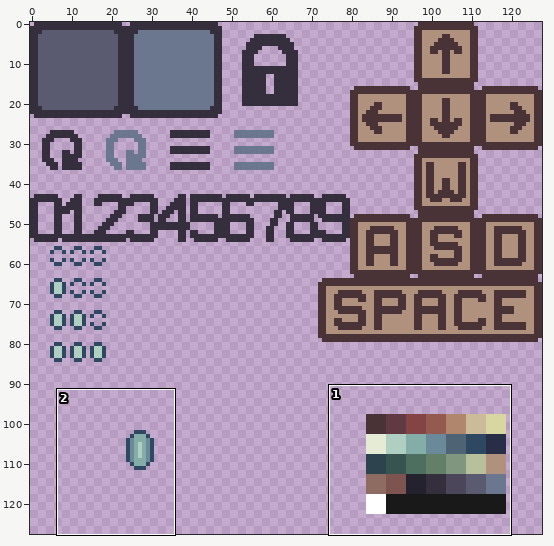
A sprite sheet gets an edit: images/icons.png. Above, an overview of the earlier version with the close-up marked.
Close-up. Earlier state:
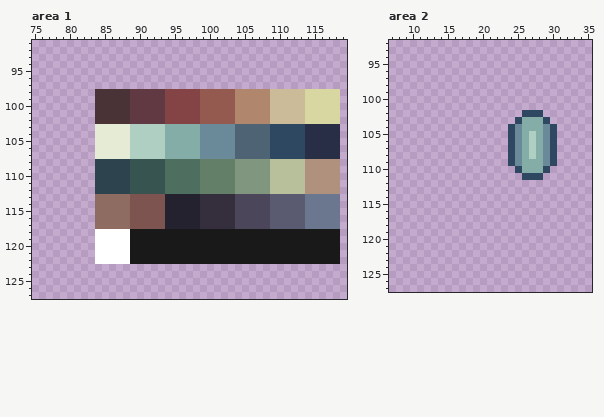
The file is 128x128 pixels. Shown: area 1: x 75..119, y 91..127; area 2: x 7..35, y 92..127. The commit also changed other parts of the picture, which this record leaves out.
And afterwards:
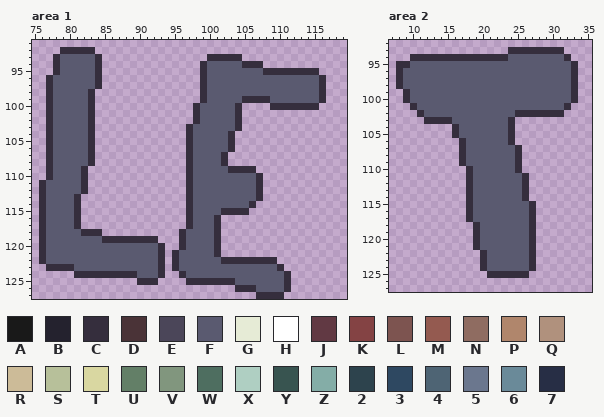
Palette (. is transparent): A #191919  B #24222e  C #352e3d  D #4a3337  E #4b4659  F #5a5a70  G #e6ebd6  H #ffffff  J #613943  K #844344  L #7d5450  M #945a50  N #8f6c61  P #b0866c  Q #b0917d  R #ccbb98  S #b7c09a  T #d9d7a1  U #637f67  V #81967e  W #4e6e60  X #afcfc2  Y #385450  Z #84ada7  2 #2d434d  3 #2e4861  4 #4e6474  5 #6b778e  6 #6a8a99  7 #272e45
What changed:
Area 1:
y 92: x 79..83 ..... -> CCCCC
y 93: x 78..84 ....... -> CFFFFFC; x 100..104 ..... -> CCCCC
y 94: x 78..84 ....... -> CFFFFFC; x 99..107 ......... -> CFFFFFCCC
y 95: x 78..84 ....... -> CFFFFFC; x 99..115 ................. -> CFFFFFFFFCCCCCCCC
y 96..97: x 77..84 ........ -> CFFFFFFC; x 99..116 .................. -> CFFFFFFFFFFFFFFFFC
y 98: x 77..118 .......DDDDDJJJJJKKKKKMMMMMPPPPPRRRRRTTTTT -> CFFFFFC...............CFFFFFFFFFFFFFFFFC..
y 99: x 77..118 .......DDDDDJJJJJKKKKKMMMMMPPPPPRRRRRTTTTT -> CFFFFFC...............CFFFFFCCCCFFFFFFFC..
y 100: x 77..118 .......DDDDDJJJJJKKKKKMMMMMPPPPPRRRRRTTTTT -> CFFFFFC..............CFFFFFC....CCCCCCC...
y 101..102: x 77..118 .......DDDDDJJJJJKKKKKMMMMMPPPPPRRRRRTTTTT -> CFFFFFC..............CFFFFFC..............
y 103: x 77..118 .......GGGGGXXXXXZZZZZ66666444443333377777 -> CFFFFFC.............CFFFFFFC..............
y 104..106: x 77..118 .......GGGGGXXXXXZZZZZ66666444443333377777 -> CFFFFFC.............CFFFFFC...............
y 107: x 77..118 .......GGGGGXXXXXZZZZZ66666444443333377777 -> CFFFFFC.............CFFFFC................
y 108: x 77..118 .......22222YYYYYWWWWWUUUUUVVVVVSSSSSQQQQQ -> CFFFFFC.............CFFFFC................
y 109: x 77..82 ...... -> CFFFFC; x 84..118 22222YYYYYWWWWWUUUUUVVVVVSSSSSQQQQQ -> .............CFFFFFCCCC............
y 110: x 77..82 ...... -> CFFFFC; x 84..118 22222YYYYYWWWWWUUUUUVVVVVSSSSSQQQQQ -> .............CFFFFFFFFFC...........
y 111..112: x 76..82 ....... -> CFFFFFC; x 84..118 22222YYYYYWWWWWUUUUUVVVVVSSSSSQQQQQ -> .............CFFFFFFFFFC...........
y 113: x 76..81 ...... -> CFFFFC; x 84..118 NNNNNLLLLLBBBBBCCCCCEEEEEFFFFF55555 -> .............CFFFFFFFFFC...........
y 114: x 76..81 ...... -> CFFFFC; x 84..118 NNNNNLLLLLBBBBBCCCCCEEEEEFFFFF55555 -> .............CFFFFFFFFC............
y 115: x 76..81 ...... -> CFFFFC; x 84..101 NNNNNLLLLLBBBBBCCC -> .............CFFFF; x 104..118 EEEEEFFFFF55555 -> CC.............
y 116..117: x 76..81 ...... -> CFFFFC; x 84..100 NNNNNLLLLLBBBBBCC -> .............CFFF; x 102..118 CCEEEEEFFFFF55555 -> .................
y 118: x 76..118 ........HHHHHAAAAAAAAAAAAAAAAAAAAAAAAAAAAAA -> CFFFFFCCC...........CFFFFC.................
y 119: x 76..118 ........HHHHHAAAAAAAAAAAAAAAAAAAAAAAAAAAAAA -> CFFFFFFFFCCCCCCCC...CFFFFC.................
y 120: x 76..118 ........HHHHHAAAAAAAAAAAAAAAAAAAAAAAAAAAAAA -> CFFFFFFFFFFFFFFFFC..CFFFFC.................
y 121: x 76..118 ........HHHHHAAAAAAAAAAAAAAAAAAAAAAAAAAAAAA -> CFFFFFFFFFFFFFFFFC.CFFFFFC.................
y 122: x 76..118 ........HHHHHAAAAAAAAAAAAAAAAAAAAAAAAAAAAAA -> CFFFFFFFFFFFFFFFFC.CFFFFFFCCCCCCCC.........
y 123: x 77..93 ................. -> CCCCFFFFFFFFFFFFC; x 95..110 ................ -> CFFFFFFFFFFFFFFC
y 124: x 81..93 ............. -> CCCCCCCCCFFFC; x 96..111 ................ -> CFFFFFFFFFFFFFFC
y 125: x 90..92 ... -> CCC; x 97..111 ............... -> CCCCCCCFFFFFFFC
y 126: x 104..111 ........ -> CCCFFFFC
y 127: x 107..110 .... -> CCCC
Area 2:
y 93: x 24..31 ........ -> CCCCCCCC
y 94: x 10..32 ....................... -> CCCCCCCCCCCCCCFFFFFFFFC
y 95: x 8..33 .......................... -> CCFFFFFFFFFFFFFFFFFFFFFFFC
y 96..98: x 8..33 .......................... -> CFFFFFFFFFFFFFFFFFFFFFFFFC
y 99..100: x 9..33 ......................... -> CFFFFFFFFFFFFFFFFFFFFFFFC
y 101: x 10..32 ....................... -> CFFFFFFFFFFFFFFFFFFFFFC
y 102: x 11..31 ...............333... -> CFFFFFFFFFFFFFCCCCCCC
y 103: x 12..29 .............3ZZZ3 -> CCCCFFFFFFFFC.....
y 104: x 16..30 ........36ZZZ63 -> CFFFFFFFC......
y 105: x 16..30 ........36ZXZ63 -> CFFFFFFFC......
y 106: x 17..30 .......36ZXZ63 -> CFFFFFFC......
y 107..108: x 17..30 .......36ZXZ63 -> CFFFFFFFC.....
y 109: x 17..30 .......36ZZZ63 -> CFFFFFFFC.....
y 110: x 18..29 .......3ZZZ3 -> CFFFFFFC....
y 111: x 18..28 ........333 -> CFFFFFFFC..
y 112..114: x 18..26 ......... -> CFFFFFFFC
y 115..117: x 18..27 .......... -> CFFFFFFFFC
y 118..121: x 19..27 ......... -> CFFFFFFFC
y 122..124: x 20..27 ........ -> CFFFFFFC
y 125: x 21..26 ...... -> CCCCCC
Pixel boxes of the changes (left, top, right, bottom) in both close-ups:
changed: (39, 47, 340, 299)
changed: (396, 47, 578, 278)
